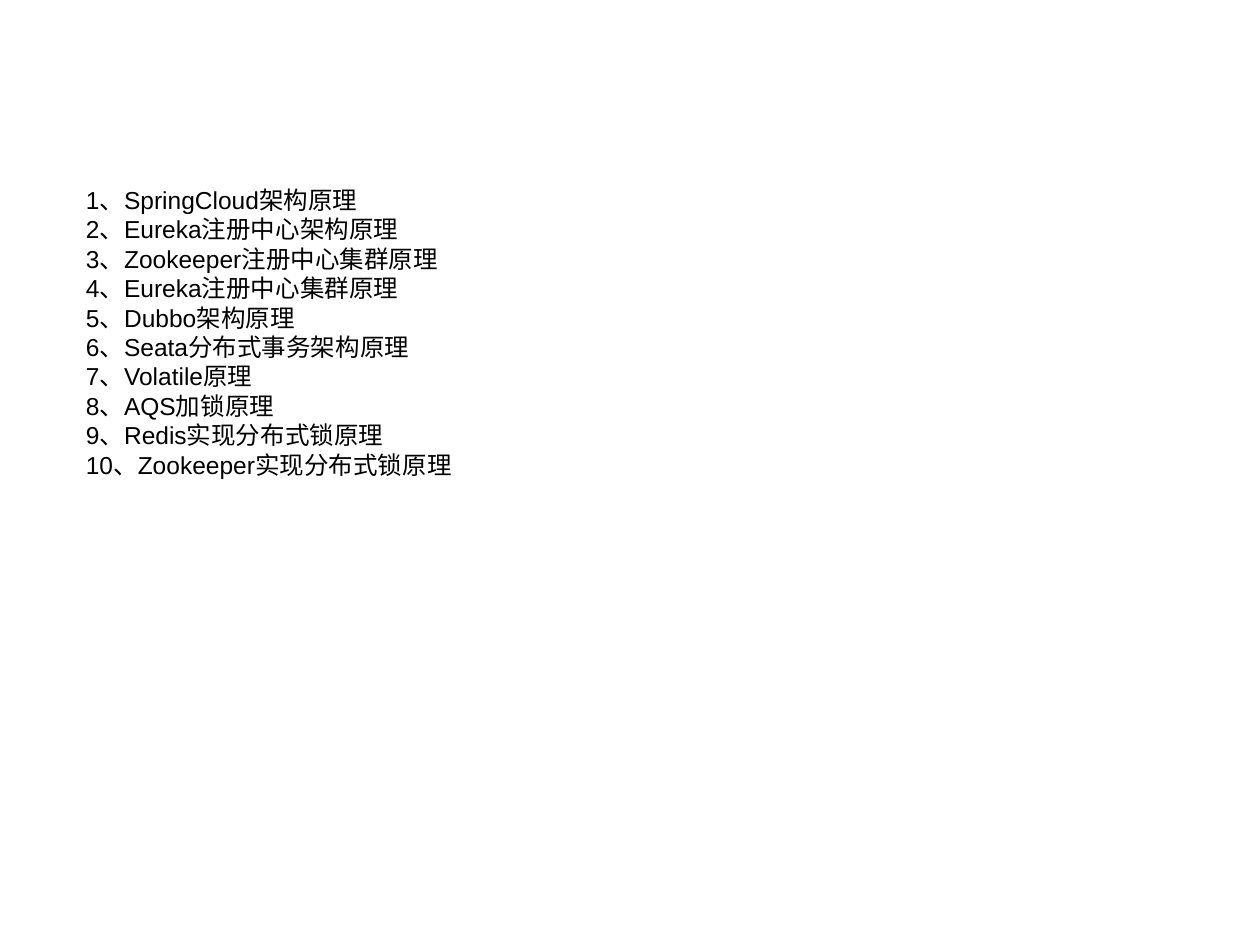
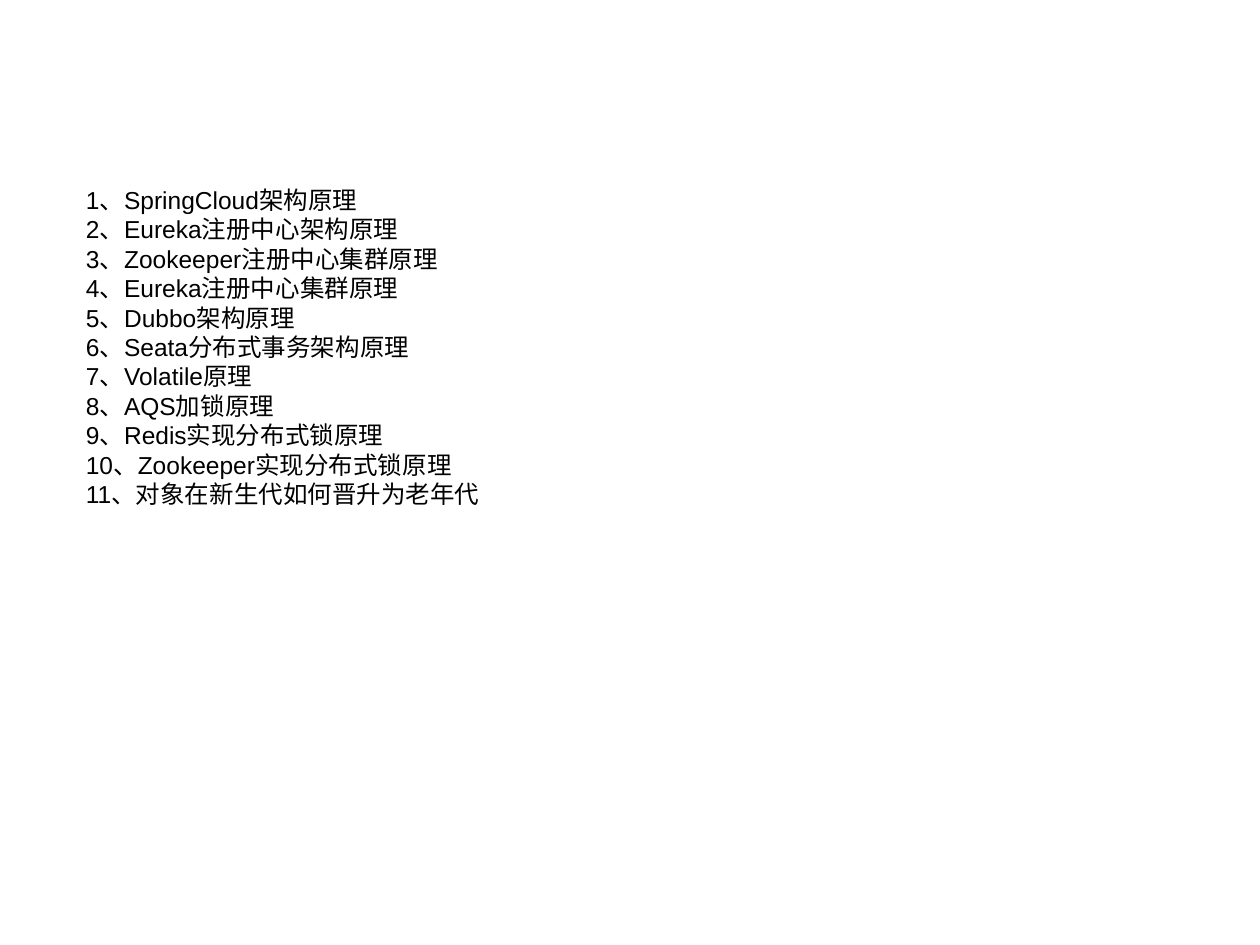
Before and after one commit to mxj11/note, a slide deck: slide 1 of word文档笔记/原理图.ppt. Drawn at 1260x945 pixels with LibreOffice and Linux fonts; fonts in the diff are those of the drawing. Boxes give left, top, right and bottom in pixels: in the first picture for what was removed or moved away, otherwise in the second. Text is boxed around its words. In the diff, an @@ line names an element or a change of style, - is before the commit and + after.

```diff
--- a/word文档笔记/原理图.ppt
+++ b/word文档笔记/原理图.ppt
@@ text at (86,483,480,505): paragraph added @@
+11、对象在新生代如何晋升为老年代
```
Also in this commit, not shown: 1 slide added, 2 other files.
